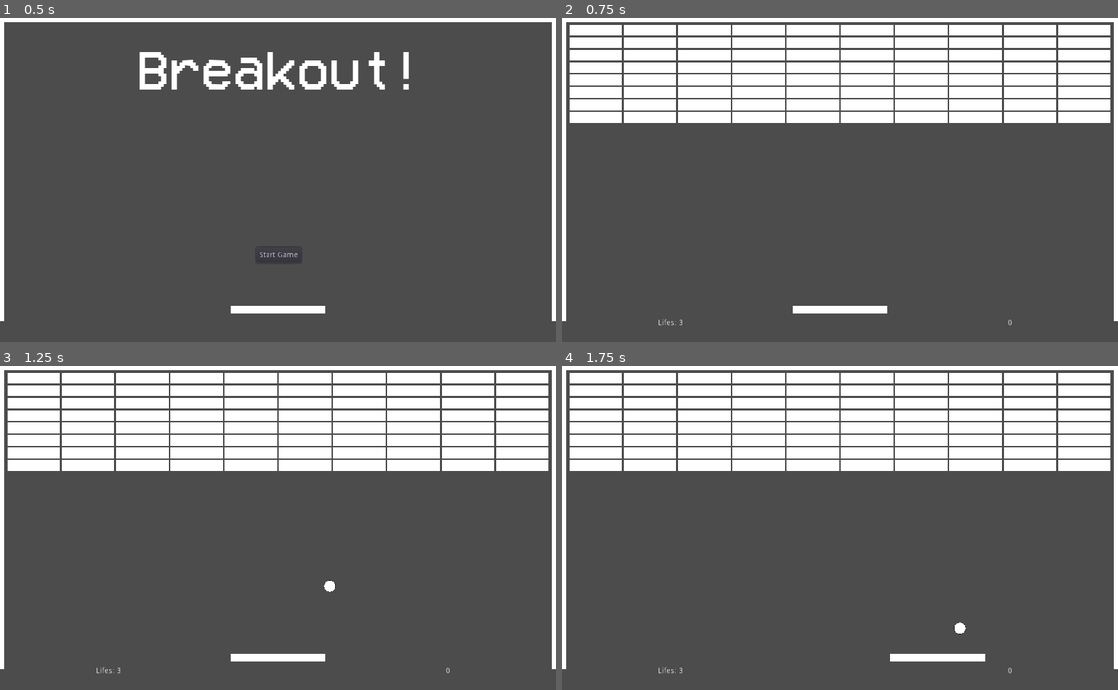
Above: before the commit, frames 1-4 (two rows, left to right).
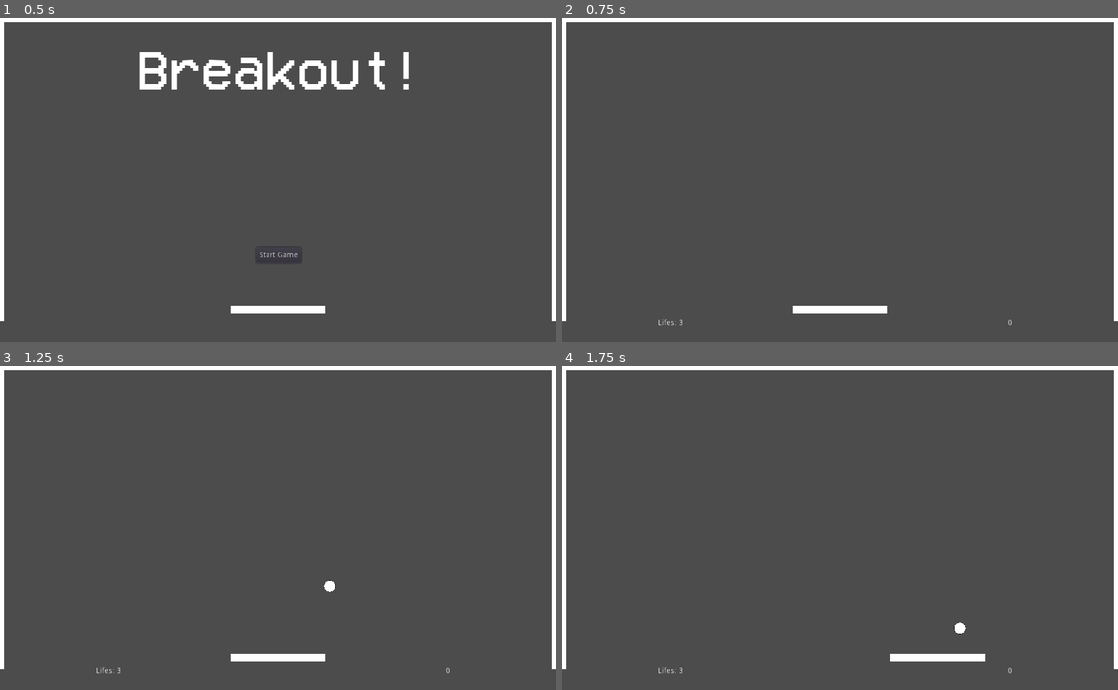
Above: after the commit, the same moments.

Repository: Santyru-C/Breakout-clone
Game: Godot game, scene res://Main.tscn
Two runs of this game, one before a commit and one after it. Both use one fixed random seed, a clock stepped at 60 frames per second and the inputs below.
Inputs:
- Up to frame 1 (0.5 s): no input
- Up to frame 2 (0.75 s): click "Start Game" at 0.5 s
- Up to frame 3 (1.25 s): no input
- Up to frame 4 (1.75 s): hold Right (ui_right) from 1.28 s (still down)

Frame 1 is identical in both runs. In frame 2, 25% of the frame differs, in the area x 1-99%, y 2-33%; in frame 3, 25%; in frame 4, 25%.

Commit message:
add function to select brick_scenes by color string

Diff:
--- a/gamefiles/Main.gd
+++ b/gamefiles/Main.gd
@@ -7,19 +7,27 @@
 	var player_lifes = $paddle.lifes
 	$HUD/life_display.text = format_text % str(player_lifes)
 
+func get_red_brick():
+	var red_brick_scene = load("res://scenes/red_brick.tscn")
+	var red_brick = red_brick_scene.instance()
+	return red_brick
+
+func get_colored_brick(color):
+	var formated_string = "res://scenes/%s_brick.tscn" % color
+	var colored_brick_scene = load(formated_string)
+	var colored_brick = colored_brick_scene.instance()
+	return colored_brick
+
 func place_bricks():
 	var position_y = 25
 	for row in 8:
 		var position_x = 62
 		for n in 10:
-			var brick_scene = load("res://scenes/brick.tscn")
-			var brick = brick_scene.instance()
-
 			if n != 0:
 				position_x += 100
 
-			brick.set_position(Vector2(position_x, position_y))
-			call_deferred("add_child", brick)
+			#brick.set_position(Vector2(position_x, position_y))
+			#call_deferred("add_child", brick)
 
 		position_y += 23
 
@@ -38,7 +46,8 @@
 	$HUD.toggle_start_button()
 	$HUD.toggle_main_display()
 	reset_properties()
-	place_bricks()
+	#place_bricks()
+	print(get_colored_brick("red"))
 	update_life_display()
 	call_for_ball()
 
